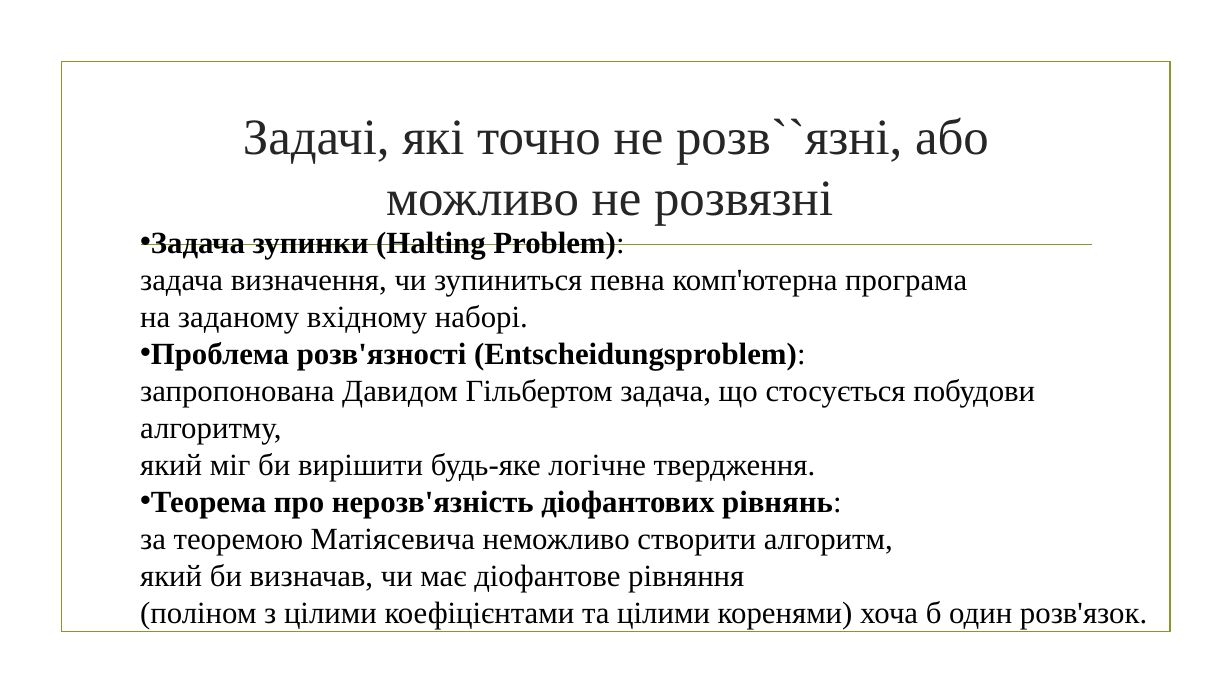
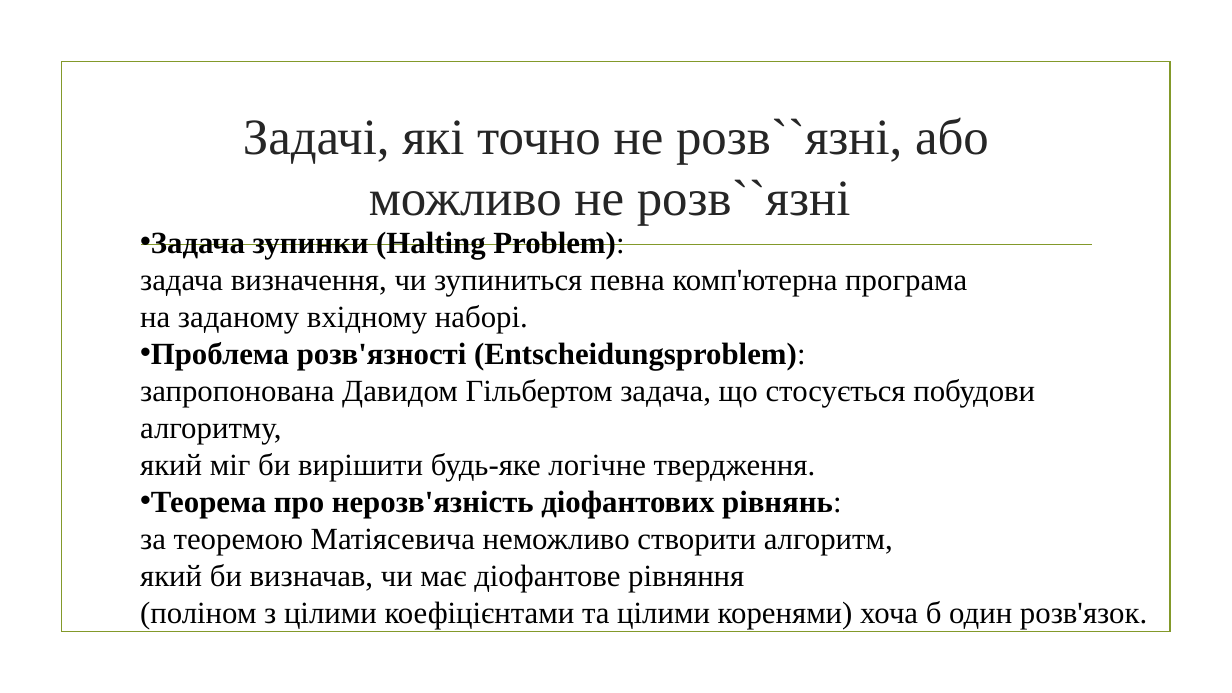
Before and after one commit to mecchmatProjects/Facultative, a slide deck: slide 11 of Lect2.pptx. Drawn at 1232x693 pixels with LibreOffice and Linux fonts; fonts in the diff are those of the drawing; background and template pictures are left out. Boxes give left, top, right and bottom in pixels: in the first picture for what was removed or moved away, otherwise in the second. Text is boxed around its words. In the diff, an @@ line names an element or a change of style, - is before the commit and + after.

```diff
--- a/Lect2.pptx
+++ b/Lect2.pptx
@@ title at [243, 117, 989, 226]: text changed @@
-Задачі, які точно не розв``язні, або можливо не розвязні
+Задачі, які точно не розв``язні, або можливо не розв``язні
```
Also in this commit, not shown: 5 other slides changed, 15 other files.
